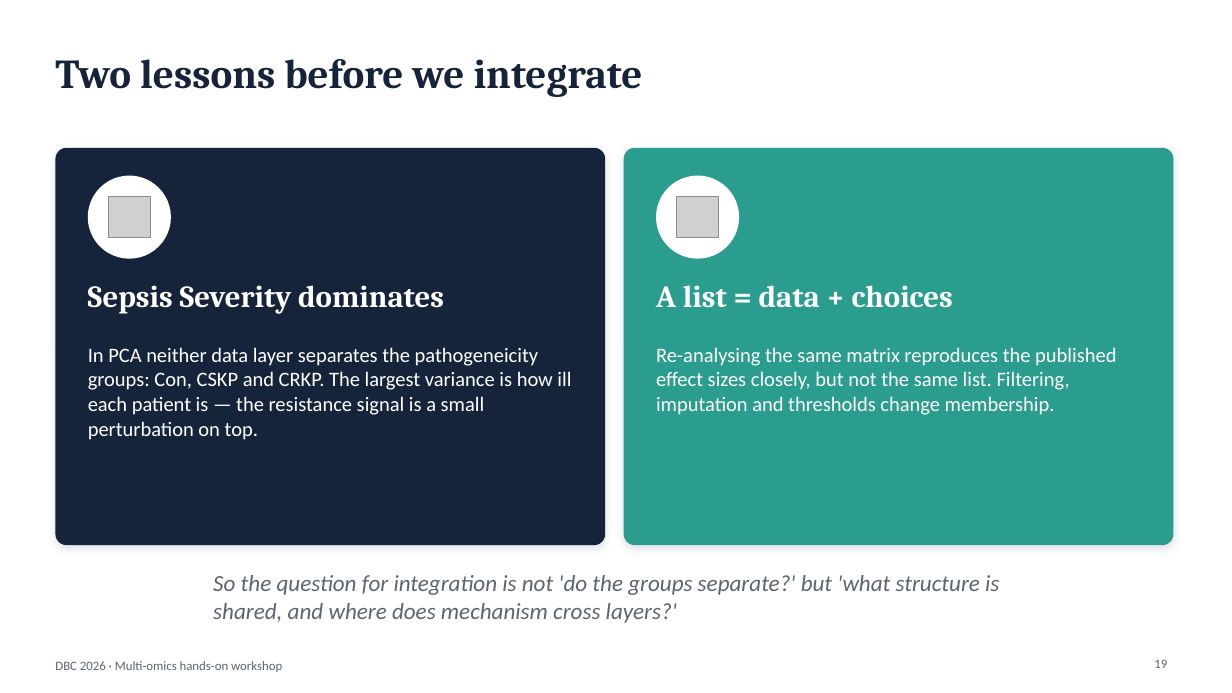
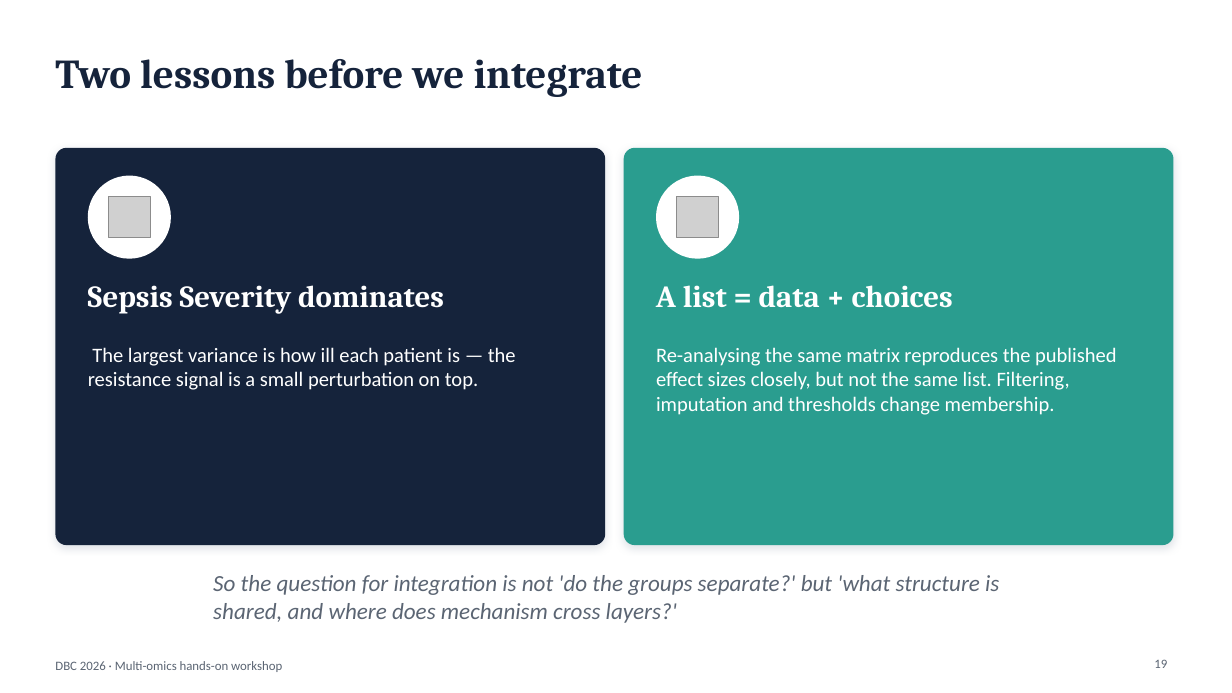
Before and after one commit to biosustain/dsp_multiomics_workshop, a slide deck: slide 19 of slides/01_workshop_introduction.pptx. Drawn at 1232x693 pixels with LibreOffice and Linux fonts; fonts in the diff are those of the drawing; grey boxes stand for pictures. Boxes give left, top, right and bottom in pixels: in the first picture for what was removed or moved away, otherwise in the second. Text is boxed around its words. In the diff, an @@ line names an element or a change of style, - is before the commit and + after.

```diff
--- a/slides/01_workshop_introduction.pptx
+++ b/slides/01_workshop_introduction.pptx
@@ text at <box>88,347,516,390</box>: text changed @@
-In PCA neither data layer separates the pathogeneicity groups: Con, CSKP and CRKP. The largest variance is how ill each patient is — the resistance signal is a small perturbation on top.
+The largest variance is how ill each patient is — the resistance signal is a small perturbation on top.
```
Also in this commit, not shown: 10 other slides changed.
